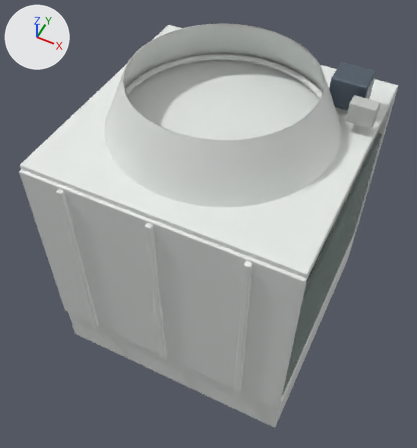
Before and after pictures for a commit that changed the glTF model graphics3d/models/tower.glb.
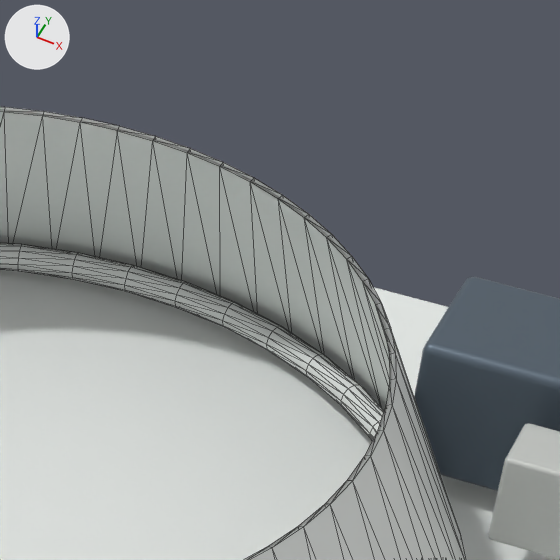
The first picture shows the older version from a camera (50 mm lens) standing at (1.78, -3.86, 6.09) and looking at (-0.05, -0.18, 1.5). The close-ups show the older and then the newer version on the part from 57% to 87% of the width and 0% to 28% of the height of that picture. Only the edits that show in the close-ups are written down. The lights are fixed; the arrows at upper left show +X, +Y and +Z. The close-ups show mesh edges as thin lines.

Names of what the first close-up shows: 'casing', 'fanMotor', 'fanStack'.
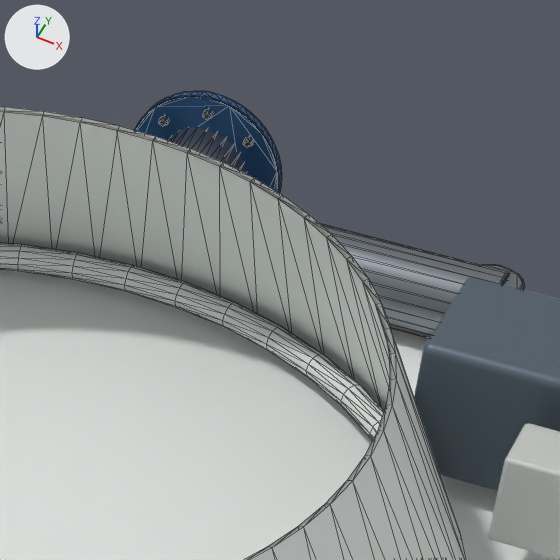
The change, as a list of edits to the scene's bpy script:
```text
Add mat_steel:
    mat_steel = principled_material('steel')
    mat_steel.base_color = (0.266, 0.292, 0.323)  # grey #8d939a
    mat_steel.metallic = 0.9
    mat_steel.roughness = 0.32
Add mat_cast_iron_blue:
    mat_cast_iron_blue = principled_material('cast_iron_blue')
    mat_cast_iron_blue.base_color = (0.0284, 0.112, 0.275)  # blue #2f5e8f
    mat_cast_iron_blue.metallic = 0.45
    mat_cast_iron_blue.roughness = 0.4
    mat_cast_iron_blue.coat_weight = 0.3
Add mat_bolt:
    mat_bolt = principled_material('bolt')
    mat_bolt.base_color = (0.144, 0.156, 0.168)  # grey #6a6e72
    mat_bolt.metallic = 1.0
    mat_bolt.roughness = 0.25
Add me_nozzles:
    me_nozzles.from_pydata(...)  # 1488 vertices, 2884 faces; spans x -0.89..0.85, y -1.47..1.47, z 0.01..3.03
    # faces by material slot: [1420, 1144, 320]
    me_nozzles.materials.append(mat_steel)  # grey #8d939a
    me_nozzles.materials.append(mat_cast_iron_blue)  # blue #2f5e8f
    me_nozzles.materials.append(mat_bolt)  # grey #6a6e72
Add ob_nozzles:
    ob_nozzles = bpy.data.objects.new('nozzles', me_nozzles)
    ob_nozzles.location = (0.0, 0.0, 0.0)
```

Boxes [x1, y1, x2, y2] around the edits, measured in the close-ups (560 x 560 px):
'nozzles', added
    after: [135, 91, 525, 338]
    faces in mat_steel (grey #8d939a): [168, 128, 525, 338]
    faces in mat_cast_iron_blue (blue #2f5e8f): [135, 91, 282, 193]
    faces in mat_bolt (grey #6a6e72): [159, 109, 264, 184]
